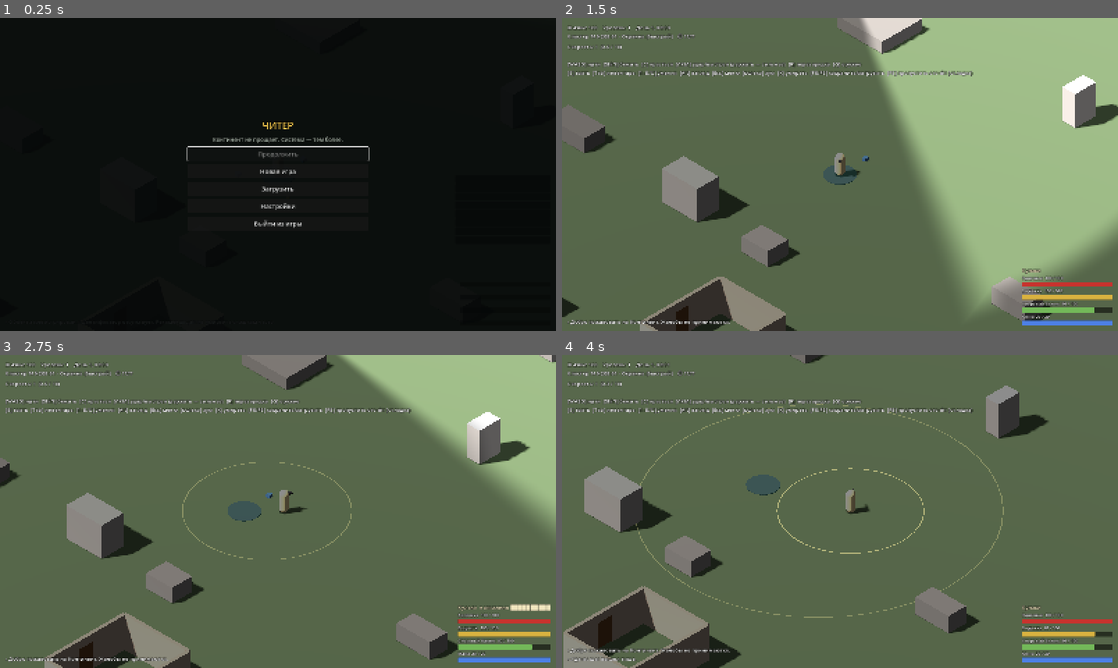
Above: before the commit, frames 1-4 (two rows, left to right).
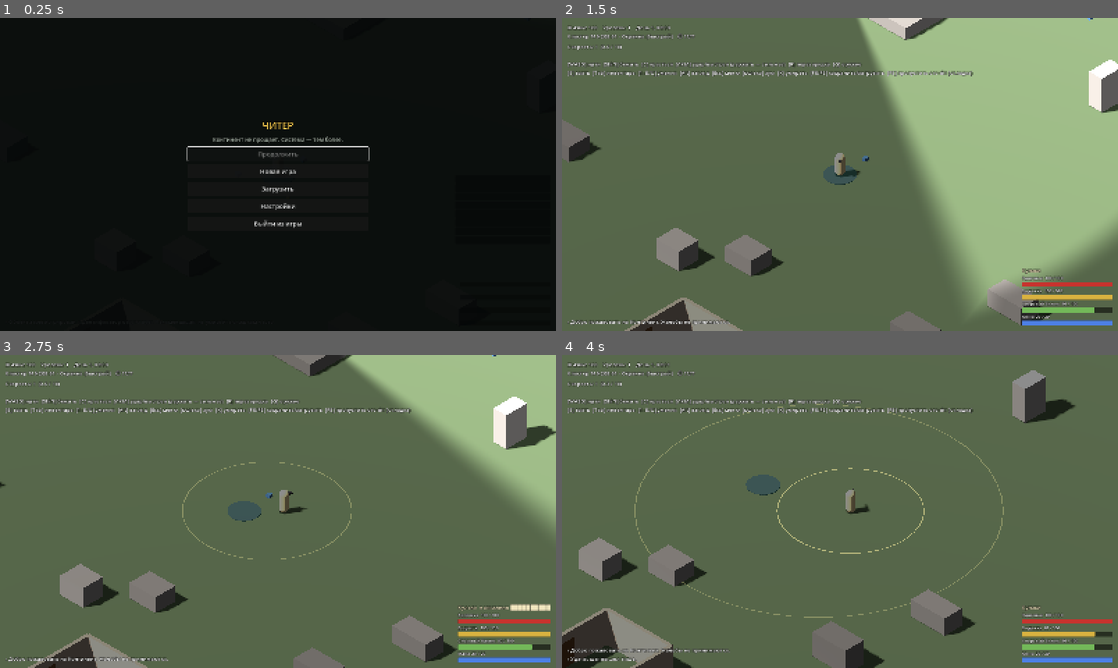
Above: after the commit, the same moments.

Repository: lama2x2/cheater-rpg
Game: Godot game, scene res://scenes/main.tscn
Two runs of this game, one before a commit and one after it. Both use one fixed random seed, a clock stepped at 60 frames per second and the inputs below.
Inputs (mouse positions are in pixels of both pictures, inside the frame that each line leads up to):
- Up to frame 1 (0.25 s): no input
- Up to frame 2 (1.5 s): click "Новая игра" at 0.5 s; click "Начать" at 1.25 s
- Up to frame 3 (2.75 s): tap Enter at 2 s; move the mouse to (400, 495) at 2.02 s; press the mouse at (400, 495) at 2.03 s; hold D (move_right) from 2.03 s (still down); tap E (interact) at 2.3 s
- Up to frame 4 (4 s): move the mouse to (728, 527) at 2.77 s; release D (move_right) at 2.78 s; release the mouse at (728, 527) at 2.78 s; hold S (move_back) 2.78-3.53 s; tap E (interact) at 2.85 s; tap Shift (sprint) at 3.05 s; move the mouse to (895, 442) at 3.52 s; hold D (move_right) from 3.53 s (still down); hold Shift (sprint) from 3.53 s (still down); click (895, 442) at 3.8 s

The runs differ from the first frame. In frame 2, 10% of the frame differs, in the area x 0-100%, y 0-100%; in frame 3, 10%; in frame 4, 12%, in the area x 0-93%, y 0-100%.

Commit message:
M1.14b: соты — регион на сотовой сетке (hex [q, r]), соседи по сетке, шестиугольная сцена кластера, выходы посередине сторон
src/core/hex_grid.gd + тесты; RegionMap — соседи и стороны из сот, проверка наложений и
достижимости; ClusterLayout и точки появления — внутри шестиугольника; --zoom=N.
Спека 02, 14.8, решение D-90.

Co-Authored-By: Claude Opus 5.5 <noreply@anthropic.com>

Diff:
--- a/data/world/region.json
+++ b/data/world/region.json
@@ -1,15 +1,15 @@
 {
-  "_doc": "Регион среза M1 (docs/spec/02_world.md; схема 14.8): 6 кластеров в графе. map_pos — центр кластера на карте региона в условных клетках (стороны: +x восток, +y юг, как ось z в сцене); выходы ставятся на краю кластера в сторону соседа. code — номер кластера для интерфейса. neighbors — рёбра графа (симметричны). start — где начинается игра, respawn — кластер личного респа героя.",
+  "_doc": "Регион среза M1 (docs/spec/02_world.md «Соты и ландшафт»; схема 14.8): 6 кластеров на сотовой сетке (D-70). hex — осевые координаты соты [q, r] (src/core/hex_grid.gd): соседи по сторонам — (q+1, r) восток, (q, r+1) юго-восток, (q−1, r+1) юго-запад, (q−1, r) запад, (q, r−1) северо-запад, (q+1, r−1) северо-восток. Соседи кластера — все кластеры на соседних сотах, выход — посередине общей стороны. code — номер кластера для интерфейса. start — где начинается игра, respawn — кластер личного респа героя.",
   "id": "steppe_edge",
   "name": "Степная окраина",
   "start": "c_start",
   "respawn": "c_start",
   "clusters": [
-    { "id": "c_start", "code": "749-208-91", "name": "Окраина", "type": "fast", "template": "start_fast", "map_pos": [0, 0], "neighbors": ["c_village", "c_black"] },
-    { "id": "c_village", "code": "749-209-14", "name": "Деревня", "type": "normal", "template": "village", "map_pos": [1, 0], "neighbors": ["c_start", "c_town", "c_stab"] },
-    { "id": "c_town", "code": "750-209-03", "name": "Городок", "type": "normal", "template": "town", "map_pos": [2, 0], "neighbors": ["c_village", "c_industrial", "c_stab"] },
-    { "id": "c_industrial", "code": "750-210-77", "name": "Промзона", "type": "normal", "template": "industrial", "map_pos": [2, 1], "neighbors": ["c_town", "c_black"] },
-    { "id": "c_black", "code": "749-210-40", "name": "Чернота", "type": "black", "template": "black", "map_pos": [1, 1], "neighbors": ["c_start", "c_industrial"] },
-    { "id": "c_stab", "code": "750-208-55", "name": "Перекрёсток", "type": "stab", "template": "stab", "map_pos": [1.5, -1], "neighbors": ["c_village", "c_town"] }
+    { "id": "c_start", "code": "749-208-91", "name": "Окраина", "type": "fast", "template": "start_fast", "hex": [0, 0] },
+    { "id": "c_village", "code": "749-209-14", "name": "Деревня", "type": "normal", "template": "village", "hex": [1, 0] },
+    { "id": "c_town", "code": "750-209-03", "name": "Городок", "type": "normal", "template": "town", "hex": [2, 0] },
+    { "id": "c_industrial", "code": "750-210-77", "name": "Промзона", "type": "normal", "template": "industrial", "hex": [1, 1] },
+    { "id": "c_black", "code": "749-210-40", "name": "Чернота", "type": "black", "template": "black", "hex": [0, 1] },
+    { "id": "c_stab", "code": "750-208-55", "name": "Перекрёсток", "type": "stab", "template": "stab", "hex": [2, -1] }
   ]
 }
--- a/src/core/cluster_layout.gd
+++ b/src/core/cluster_layout.gd
@@ -9,7 +9,9 @@
 ##     "door": сторона проёма "n"/"s"/"e"/"w", "leaf": есть ли створка (у руин — просто дыра)}],
 ##   "props": [{"center": Vector2, "size": Vector3, "shade"}],
 ##   "loot": [{"at": Vector2, "table"}], "stashes": [{"at": Vector2, "table"}] }
-## Координаты — (x, z) в метрах от центра кластера; «n» — сторона +z.
+## Координаты — (x, z) в метрах от центра кластера; «n» — сторона +z. Кластер — шестиугольник
+## (сота, D-70): half — апофема (половина size, расстояния между противоположными сторонами);
+## всё ставится внутрь шестиугольника, отступив EDGE_MARGIN от краёв.
 
 const REQUIRED_KEYS: PackedStringArray = [
 	"id", "size", "layout_seed", "ground_color", "wall_color", "prop_shade", "clear_radius", "buildings", "props",
@@ -76,11 +78,12 @@
 	var limit := half - EDGE_MARGIN
 	if size.x / 2.0 >= limit or size.y / 2.0 >= limit:
 		return Rect2()
+	var reach := limit * 2.0 / HexGrid.SQRT3  # по оси z сота дотягивается до вершины
 	for attempt in ATTEMPTS:
 		var center := Vector2(rng.randf_range(-limit + size.x / 2.0, limit - size.x / 2.0),
-				rng.randf_range(-limit + size.y / 2.0, limit - size.y / 2.0))
+				rng.randf_range(-reach + size.y / 2.0, reach - size.y / 2.0))
 		var rect := Rect2(center - size / 2.0, size)
-		if not _blocked(rect.grow(gap), occupied, clear):
+		if HexGrid.encloses(limit, rect) and not _blocked(rect.grow(gap), occupied, clear):
 			return rect
 	return Rect2()
 
@@ -103,7 +106,7 @@
 	var point := Vector2.ZERO
 	for attempt in ATTEMPTS:
 		point = Vector2(rng.randf_range(-limit, limit), rng.randf_range(-limit, limit))
-		if not _blocked(Rect2(point - Vector2(0.4, 0.4), Vector2(0.8, 0.8)), occupied, []):
+		if HexGrid.inside(point, limit) and not _blocked(Rect2(point - Vector2(0.4, 0.4), Vector2(0.8, 0.8)), occupied, []):
 			return point
 	return point
 
--- /dev/null
+++ b/src/core/hex_grid.gd
@@ -0,0 +1,79 @@
+class_name HexGrid
+extends RefCounted
+## Соты (D-70): осевые координаты (q, r), шестиугольники «остриём вверх» — вершины на севере и
+## юге, плоские стороны смотрят на восток, запад и по диагоналям. Плоскость — (x, z) сцены:
+## +x восток, +z юг (на карте — вниз). Чистая математика без Node.
+##
+## Сторона i (0..5) смотрит под углом 60° × i от востока к югу: 0 — В, 1 — ЮВ, 2 — ЮЗ, 3 — З,
+## 4 — СЗ, 5 — СВ. Сосед через сторону i — (q, r) + DIRS[i].
+
+const DIRS: Array[Vector2i] = [Vector2i(1, 0), Vector2i(0, 1), Vector2i(-1, 1), Vector2i(-1, 0), Vector2i(0, -1), Vector2i(1, -1)]
+const SQRT3 := 1.7320508075688772
+
+
+## Центр соты на плоскости при радиусе описанной окружности 1 (вершина — на расстоянии 1).
+static func to_plane(hex: Vector2i) -> Vector2:
+	return Vector2(SQRT3 * (hex.x + hex.y / 2.0), 1.5 * hex.y)
+
+
+## Сота, в которой лежит точка плоскости (радиус описанной окружности 1).
+static func from_plane(point: Vector2) -> Vector2i:
+	var q := (SQRT3 / 3.0 * point.x - point.y / 3.0)
+	var r := (2.0 / 3.0 * point.y)
+	return round_axial(q, r)
+
+
+static func round_axial(q: float, r: float) -> Vector2i:
+	var s := -q - r
+	var rq := roundf(q)
+	var rr := roundf(r)
+	var rs := roundf(s)
+	var dq := absf(rq - q)
+	var dr := absf(rr - r)
+	var ds := absf(rs - s)
+	if dq > dr and dq > ds:
+		rq = -rr - rs
+	elif dr > ds:
+		rr = -rq - rs
+	return Vector2i(int(rq), int(rr))
+
+
+static func distance(a: Vector2i, b: Vector2i) -> int:
+	var d := a - b
+	return (absi(d.x) + absi(d.y) + absi(d.x + d.y)) / 2
+
+
+## Номер стороны, через которую b соседствует с a, или −1.
+static func side_between(a: Vector2i, b: Vector2i) -> int:
+	return DIRS.find(b - a)
+
+
+## Единичная нормаль стороны i (наружу).
+static func side_normal(side: int) -> Vector2:
+	return Vector2.from_angle(deg_to_rad(60.0 * side))
+
+
+## Вершины шестиугольника с апофемой apothem (половина расстояния между противоположными
+## сторонами) вокруг center, по часовой на карте: от вершины между сторонами 0 и 1.
+static func corners(apothem: float, center: Vector2 = Vector2.ZERO) -> PackedVector2Array:
+	var radius := apothem * 2.0 / SQRT3
+	var result := PackedVector2Array()
+	for i in 6:
+		result.append(center + Vector2.from_angle(deg_to_rad(30.0 + 60.0 * i)) * radius)
+	return result
+
+
+## Точка внутри шестиугольника с апофемой apothem (центр — 0).
+static func inside(point: Vector2, apothem: float) -> bool:
+	for side in 3:
+		if absf(point.dot(side_normal(side))) > apothem:
+			return false
+	return true
+
+
+## Прямоугольник целиком внутри шестиугольника.
+static func encloses(apothem: float, rect: Rect2) -> bool:
+	for corner in [rect.position, Vector2(rect.end.x, rect.position.y), rect.end, Vector2(rect.position.x, rect.end.y)]:
+		if not inside(corner, apothem):
+			return false
+	return true
--- a/src/core/region_map.gd
+++ b/src/core/region_map.gd
@@ -1,20 +1,35 @@
 class_name RegionMap
 extends RefCounted
-## Регион как граф кластеров: соседи, проверка данных, где на краю кластера стоит выход к соседу.
-## Чистый класс без Node. Данные — data/world/region.json (схема 14.8).
-## Спецификация: docs/spec/02_world.md («Иерархия», «Регионы и границы»).
+## Регион — сотовая сетка кластеров (D-70): у каждого кластера осевые координаты hex: [q, r]
+## (HexGrid), соседи — кластеры на соседних сотах, граница проходит по стороне. Выход к соседу —
+## посередине общей стороны. Чистый класс без Node. Данные — data/world/region.json (схема 14.8).
+## Спецификация: docs/spec/02_world.md («Соты и ландшафт», «Регионы и границы»).
 
 const REQUIRED_KEYS: PackedStringArray = ["id", "name", "start", "respawn", "clusters"]
-const CLUSTER_KEYS: PackedStringArray = ["id", "code", "name", "type", "template", "map_pos", "neighbors"]
+const CLUSTER_KEYS: PackedStringArray = ["id", "code", "name", "type", "template", "hex"]
 
 var region: Dictionary
 var _clusters: Dictionary = {}
+## Сота → id кластера.
+var _by_hex: Dictionary = {}
 
 
 func _init(data: Dictionary) -> void:
 	region = data
 	for cluster: Dictionary in data.get("clusters", []):
 		_clusters[String(cluster.get("id", ""))] = cluster
+		if cluster.has("hex"):
+			_by_hex[_to_hex(cluster["hex"])] = String(cluster["id"])
+	# Соседи — по сетке: кто стоит на соседних сотах (порядок — по сторонам 0..5).
+	for id: String in _clusters:
+		var cluster: Dictionary = _clusters[id]
+		var list: Array = []
+		if cluster.has("hex"):
+			var at := _to_hex(cluster["hex"])
+			for dir in HexGrid.DIRS:
+				if _by_hex.has(at + dir):
+					list.append(_by_hex[at + dir])
+		cluster["neighbors"] = list
 
 
 func ids() -> PackedStringArray:
@@ -34,44 +49,72 @@
 	return PackedStringArray(cluster(id)["neighbors"])
 
 
-## Ошибки данных: ключи, неизвестные соседи, несимметричные рёбра, шаблоны и типы без описания.
+func hex(id: String) -> Vector2i:
+	return _to_hex(cluster(id)["hex"])
+
+
+## Кластер на соте или "".
+func at_hex(cell: Vector2i) -> String:
+	return String(_by_hex.get(cell, ""))
+
+
+## Сторона соты from_id (0..5, HexGrid), за которой лежит to_id, или −1.
+func side(from_id: String, to_id: String) -> int:
+	return HexGrid.side_between(hex(from_id), hex(to_id))
+
+
+## Ошибки данных: ключи, две соты в одной клетке, шаблоны и типы без описания, кластеры, до
+## которых не дойти от старта.
 func errors(template_ids: PackedStringArray, type_ids: PackedStringArray) -> PackedStringArray:
 	var result: PackedStringArray = []
 	for key in ["start", "respawn"]:
 		if not _clusters.has(String(region.get(key, ""))):
 			result.append("%s: нет кластера «%s»" % [key, region.get(key, "")])
+	var cells := {}
 	for id: String in _clusters:
 		var c: Dictionary = _clusters[id]
 		for key in CLUSTER_KEYS:
 			if not c.has(key):
 				result.append("%s: нет ключа «%s»" % [id, key])
+		if c.has("hex"):
+			var cell := _to_hex(c["hex"])
+			if cells.has(cell):
+				result.append("%s: сота %s занята кластером %s" % [id, cell, cells[cell]])
+			cells[cell] = id
 		if not template_ids.has(String(c.get("template", ""))):
 			result.append("%s: нет шаблона «%s»" % [id, c.get("template", "")])
 		if not type_ids.has(String(c.get("type", ""))):
 			result.append("%s: неизвестный тип «%s»" % [id, c.get("type", "")])
-		for other: String in c.get("neighbors", []):
-			if not _clusters.has(other):
-				result.append("%s: неизвестный сосед «%s»" % [id, other])
-			elif not _clusters[other]["neighbors"].has(id):
-				result.append("%s → %s: ребро без обратного" % [id, other])
+	var start := String(region.get("start", ""))
+	if _clusters.has(start):
+		var reached := {start: true}
+		var queue: Array = [start]
+		while not queue.is_empty():
+			for other: String in _clusters[queue.pop_front()]["neighbors"]:
+				if not reached.has(other):
+					reached[other] = true
+					queue.append(other)
+		for id: String in _clusters:
+			if not reached.has(id):
+				result.append("%s: не дойти от старта" % id)
 	return result
 
 
-## Направление на карте от кластера к соседу (единичный вектор; x — восток, y — юг = ось z сцены).
+## Направление от кластера к соседу (единичный вектор; x — восток, y — юг = ось z сцены): нормаль
+## общей стороны. Для несоседей — направление между центрами сот.
 func direction(from_id: String, to_id: String) -> Vector2:
-	var a: Array = cluster(from_id)["map_pos"]
-	var b: Array = cluster(to_id)["map_pos"]
-	return Vector2(float(b[0]) - float(a[0]), float(b[1]) - float(a[1])).normalized()
+	var s := side(from_id, to_id)
+	if s >= 0:
+		return HexGrid.side_normal(s)
+	return (HexGrid.to_plane(hex(to_id)) - HexGrid.to_plane(hex(from_id))).normalized()
 
 
-## Точка выхода к соседу внутри квадрата кластера со стороной size: луч от центра в сторону
-## соседа до края, минус inset (координаты x, z в метрах от центра).
+## Точка выхода к соседу в шестиугольнике кластера (size — расстояние между противоположными
+## сторонами): середина общей стороны, на inset внутрь (x, z в метрах от центра).
 func exit_point(from_id: String, to_id: String, size: float, inset: float) -> Vector2:
-	return edge_point(direction(from_id, to_id), size / 2.0, inset)
+	return direction(from_id, to_id) * (size / 2.0 - inset)
 
 
-static func edge_point(dir: Vector2, half: float, inset: float) -> Vector2:
-	var m := maxf(absf(dir.x), absf(dir.y))
-	if m <= 0.0:
-		return Vector2.ZERO
-	return dir / m * (half - inset)
+static func _to_hex(value: Variant) -> Vector2i:
+	var a: Array = value
+	return Vector2i(int(a[0]), int(a[1]))
--- a/src/main.gd
+++ b/src/main.gd
@@ -138,6 +138,7 @@
 ##   --skills-panel  открыть окно умений
 ##   --gaze        через 1,5 с показать карточку Пристального взгляда ближайшей твари (нет тварей —
 ##                 ближайшей другой цели)
+##   --zoom=N      размер ортокамеры N м (обычно 10–40; больше — снять кластер целиком)
 ##   --inside      поставить героя в ближайшее к центру здание (прозрачные стены, позже крыши)
 ##   --gift        вскрыть дар 10 уровня даром (pending_skill_choices) — для окна знахарки
 ##   --pearl       висящее умение чёрной жемчужины (pending_pearl_skills) — окно умений и знахарки
@@ -196,6 +197,8 @@
 			_debug_skills_panel.call_deferred()
 		elif arg == "--pearl":
 			PlayerState.pending_pearl_skills += 1
+		elif arg.begins_with("--zoom="):
+			get_viewport().get_camera_3d().size = float(arg.trim_prefix("--zoom="))
 		elif arg == "--inside":
 			_debug_inside()
 		elif arg == "--gaze":
--- a/src/world/cluster_area.gd
+++ b/src/world/cluster_area.gd
@@ -61,7 +61,8 @@
 	nav.agent_radius = 0.5
 	nav.agent_height = 1.75
 	var half := size / 2.0
-	nav.filter_baking_aabb = AABB(Vector3(-half, -2, -half), Vector3(size, 10, size))
+	var reach := half * 2.0 / HexGrid.SQRT3  # до вершины соты
+	nav.filter_baking_aabb = AABB(Vector3(-half, -2, -reach), Vector3(size, 10, reach * 2.0))
 	navigation_mesh = nav
 	bake_finished.connect(_on_baked)
 	bake_navigation_mesh(true)
@@ -89,13 +90,13 @@
 	return Vector3(p.x, 0.1, p.y)
 
 
-## Точки появления тварей: случайные на свободной земле, не ближе min_distance к герою.
+## Точки появления тварей: случайные на свободной земле соты, не ближе min_distance к герою.
 func spawn_point(rng: RandomNumberGenerator, avoid: Vector3, min_distance: float) -> Vector3:
 	var limit := float(template["size"]) / 2.0 - 8.0
 	var point := Vector3.ZERO
-	for attempt in 20:
+	for attempt in 30:
 		point = Vector3(rng.randf_range(-limit, limit), 0.0, rng.randf_range(-limit, limit))
-		if Vector2(point.x - avoid.x, point.z - avoid.z).length() >= min_distance:
+		if HexGrid.inside(Vector2(point.x, point.z), limit) and Vector2(point.x - avoid.x, point.z - avoid.z).length() >= min_distance:
 			break
 	return snap(point)
 
@@ -146,26 +147,34 @@
 	navigation_ready.emit()
 
 
-## Земля и невидимые стены по краю: уйти можно только через выход к соседу.
+## Земля — шестиугольник (сота, D-70; size — между противоположными сторонами) и невидимые
+## стены по шести сторонам: уйти можно только через выход к соседу.
 func _build_ground(size: float) -> void:
+	var apothem := size / 2.0
 	var box := BoxShape3D.new()
-	box.size = Vector3(size + 20.0, 1, size + 20.0)
-	var plane := PlaneMesh.new()
-	plane.size = Vector2(size, size)
-	add_child(_static_body(box, Vector3(0, -0.5, 0), plane, Vector3.ZERO, _color(template["ground_color"])))
-	var half := size / 2.0
-	for side in [Vector3(half, 0, 0), Vector3(-half, 0, 0), Vector3(0, 0, half), Vector3(0, 0, -half)]:
+	box.size = Vector3(size * 1.2 + 20.0, 1, size * 1.2 + 20.0)
+	var hex := CylinderMesh.new()  # 6 граней: вершины на севере и юге, как HexGrid
+	hex.radial_segments = 6
+	hex.rings = 1
+	hex.top_radius = apothem * 2.0 / HexGrid.SQRT3
+	hex.bottom_radius = hex.top_radius
+	hex.height = 0.1
+	add_child(_static_body(box, Vector3(0, -0.5, 0), hex, Vector3(0, -0.05, 0), _color(template["ground_color"])))
+	var side_length := apothem * 2.0 / HexGrid.SQRT3
+	for side in 6:
+		var normal := HexGrid.side_normal(side)
 		var edge := StaticBody3D.new()
 		var shape := CollisionShape3D.new()
 		var edge_box := BoxShape3D.new()
-		edge_box.size = Vector3(1.0, EDGE_WALL_HEIGHT, size) if side.x != 0.0 else Vector3(size, EDGE_WALL_HEIGHT, 1.0)
+		edge_box.size = Vector3(1.0, EDGE_WALL_HEIGHT, side_length + 1.5)
 		shape.shape = edge_box
-		shape.position = side + Vector3(signf(side.x) * 0.5, EDGE_WALL_HEIGHT / 2.0, signf(side.z) * 0.5)
 		edge.add_child(shape)
+		edge.position = Vector3(normal.x, 0.0, normal.y) * (apothem + 0.5) + Vector3.UP * EDGE_WALL_HEIGHT / 2.0
+		edge.rotation.y = -deg_to_rad(60.0 * side)
 		add_child(edge)
 	# Полоса за краем — «трещина» границы кластера, другой оттенок земли.
 	var rim := PlaneMesh.new()
-	rim.size = Vector2(size + 60.0, size + 60.0)
+	rim.size = Vector2(size * 1.2 + 60.0, size * 1.2 + 60.0)
 	var rim_instance := MeshInstance3D.new()
 	rim_instance.mesh = rim
 	rim_instance.position.y = -0.02
@@ -240,8 +249,9 @@
 	exit.target = neighbor
 	var p := WorldSim.region.exit_point(cluster_id, neighbor, size, EXIT_INSET)
 	exit.position = Vector3(p.x, 0.0, p.y)
+	# Трещина — вдоль стороны соты: локальная ось X поворачивается к касательной стороны.
 	var dir := WorldSim.region.direction(cluster_id, neighbor)
-	exit.along_x = absf(dir.y) >= absf(dir.x)
+	exit.rotation.y = -dir.angle() - PI / 2.0
 	add_child(exit)
 
 
--- a/src/world/cluster_exit.gd
+++ b/src/world/cluster_exit.gd
@@ -5,15 +5,13 @@
 const LENGTH := 8.0
 
 var target: String = ""
-## Трещина тянется вдоль оси X (выход на северном/южном краю) или Z (на восточном/западном).
-var along_x := true
 
 
 func _ready() -> void:
 	add_to_group("interactable")
 	add_to_group("cluster_exits")
 	var crack := BoxMesh.new()
-	crack.size = Vector3(LENGTH, 0.04, 0.5) if along_x else Vector3(0.5, 0.04, LENGTH)
+	crack.size = Vector3(LENGTH, 0.04, 0.5)  # вдоль локальной X — вдоль стороны соты (cluster_area)
 	var material := StandardMaterial3D.new()
 	material.albedo_color = Color(0.08, 0.08, 0.08)
 	material.emission_enabled = true
--- a/tests/test_clusters.gd
+++ b/tests/test_clusters.gd
@@ -105,23 +105,37 @@
 		assert_true(types.has(needed), "есть тип %s" % needed)
 
 
-func test_region_errors_detect_bad_edges() -> void:
+func test_region_errors_detect_bad_cells() -> void:
 	var data := {"id": "r", "name": "r", "start": "a", "respawn": "a", "clusters": [
-		{"id": "a", "code": "1", "name": "A", "type": "fast", "template": "t", "map_pos": [0, 0], "neighbors": ["b", "zzz"]},
-		{"id": "b", "code": "2", "name": "B", "type": "fast", "template": "t", "map_pos": [1, 0], "neighbors": []},
+		{"id": "a", "code": "1", "name": "A", "type": "fast", "template": "t", "hex": [0, 0]},
+		{"id": "b", "code": "2", "name": "B", "type": "fast", "template": "t", "hex": [0, 0]},
+		{"id": "c", "code": "3", "name": "C", "type": "fast", "template": "t", "hex": [5, 5]},
 	]}
 	var errors := RegionMapScript.new(data).errors(PackedStringArray(["t"]), PackedStringArray(["fast"]))
-	assert_eq(errors.size(), 2, "несимметричное ребро и неизвестный сосед: %s" % str(errors))
+	assert_eq(errors.size(), 3, "две соты в одной клетке, и до двух не дойти от старта: %s" % str(errors))
 
 
-func test_exit_points_on_edge_towards_neighbor() -> void:
+func test_neighbors_from_hex_grid() -> void:
+	var region := _region()
+	var start := region.neighbors("c_start")
+	assert_true(start.has("c_village") and start.has("c_black") and start.size() == 2, "у Окраины — Деревня и Чернота: %s" % [start])
+	assert_true(region.neighbors("c_stab").has("c_village") and region.neighbors("c_stab").has("c_town"), "стаб между Деревней и Городком")
+	for id in region.ids():
+		assert_true(region.neighbors(id).size() <= 6, "%s: не больше шести соседей" % id)
+		for other in region.neighbors(id):
+			assert_true(region.neighbors(other).has(id), "%s ↔ %s: соседство взаимно" % [id, other])
+			assert_eq(region.side(other, id), (region.side(id, other) + 3) % 6, "%s ↔ %s: противоположные стороны" % [id, other])
+
+
+func test_exit_points_on_shared_side() -> void:
 	var region := _region()
 	var p := region.exit_point("c_start", "c_village", 110.0, 3.0)
-	assert_almost(p.x, 52.0, "сосед на востоке — выход на восточном краю")
-	assert_almost(p.y, 0.0, "по центру края")
+	assert_almost(p.x, 52.0, "сосед на востоке — выход посередине восточной стороны")
+	assert_almost(p.y, 0.0, "по центру стороны")
 	var q := region.exit_point("c_village", "c_stab", 140.0, 3.0)
-	assert_almost(q.y, -67.0, "стаб севернее (−y) — выход на северном краю карты")
-	assert_true(q.x > 0.0, "и чуть восточнее")
+	assert_almost(q.length(), 67.0, "на апофеме минус отступ", 0.001)
+	assert_true(q.y < 0.0 and q.x > 0.0, "стаб на северо-востоке")
+	assert_almost(rad_to_deg(q.angle()), -60.0, "сторона СВ — 300°", 0.01)
 
 
 func test_layouts_valid_and_deterministic() -> void:
@@ -140,7 +154,7 @@
 		var rects: Array[Rect2] = []
 		for b: Dictionary in layout["buildings"]:
 			var rect := Rect2(b["center"] - b["size"] / 2.0, b["size"])
-			assert_true(Rect2(-layout["half"], -layout["half"], layout["half"] * 2, layout["half"] * 2).encloses(rect), "%s: здание внутри" % id)
+			assert_true(HexGrid.encloses(layout["half"], rect), "%s: здание внутри соты" % id)
 			assert_true(Vector2.ZERO.distance_to(b["center"]) > 8.0, "%s: чистая зона пуста" % id)
 			for other in rects:
 				assert_true(not rect.intersects(other), "%s: здания не пересекаются" % id)
--- /dev/null
+++ b/tests/test_hex.gd
@@ -0,0 +1,35 @@
+extends "res://tests/test_case.gd"
+## Соты (D-70): осевые координаты, соседи, стороны, попадание в шестиугольник.
+
+const HexGridScript := preload("res://src/core/hex_grid.gd")
+
+
+func test_neighbors_are_adjacent() -> void:
+	for i in 6:
+		var dir: Vector2i = HexGridScript.DIRS[i]
+		assert_eq(HexGridScript.distance(Vector2i.ZERO, dir), 1, "сосед %d — на расстоянии 1" % i)
+		assert_eq(HexGridScript.side_between(Vector2i.ZERO, dir), i, "сторона %d" % i)
+		var center := HexGridScript.to_plane(dir)
+		assert_almost(center.length(), HexGridScript.SQRT3, "центры соседей — через две апофемы", 0.0001)
+		assert_true(center.normalized().distance_to(HexGridScript.side_normal(i)) < 0.0001, "сторона %d смотрит на соседа" % i)
+	assert_eq(HexGridScript.side_between(Vector2i.ZERO, Vector2i(2, 0)), -1, "не сосед")
+	assert_eq(HexGridScript.distance(Vector2i(0, 0), Vector2i(2, -1)), 2, "расстояние в сотах")
+
+
+func test_from_plane_round_trip() -> void:
+	for cell in [Vector2i(0, 0), Vector2i(3, -2), Vector2i(-1, 4), Vector2i(2, 2)]:
+		assert_eq(HexGridScript.from_plane(HexGridScript.to_plane(cell)), cell, "центр %s" % cell)
+		assert_eq(HexGridScript.from_plane(HexGridScript.to_plane(cell) + Vector2(0.4, -0.3)), cell, "рядом с центром %s" % cell)
+
+
+func test_inside_and_corners() -> void:
+	assert_true(HexGridScript.inside(Vector2(49.9, 0), 50.0), "у восточной стороны — внутри")
+	assert_true(not HexGridScript.inside(Vector2(50.1, 0), 50.0), "за ней — снаружи")
+	assert_true(HexGridScript.inside(Vector2(0, 57.0), 50.0), "к югу — до вершины (57,7)")
+	assert_true(not HexGridScript.inside(Vector2(0, 58.0), 50.0), "дальше вершины — снаружи")
+	var corners := HexGridScript.corners(50.0)
+	assert_eq(corners.size(), 6, "шесть вершин")
+	for corner in corners:
+		assert_almost(corner.length(), 100.0 / HexGridScript.SQRT3, "на описанной окружности", 0.001)
+	assert_true(HexGridScript.encloses(50.0, Rect2(-20, -20, 40, 40)), "квадрат 40 в соте 100 — внутри")
+	assert_true(not HexGridScript.encloses(50.0, Rect2(30, 30, 15, 15)), "угол у диагональной стороны — снаружи")
Not shown, added: src/core/hex_grid.gd.uid
Not shown, added: tests/test_hex.gd.uid
Not shown, changed: docs/decisions.md
Not shown, changed: docs/next_steps.md
Not shown, changed: docs/spec/02_world.md
Not shown, changed: docs/spec/14_content_data.md
